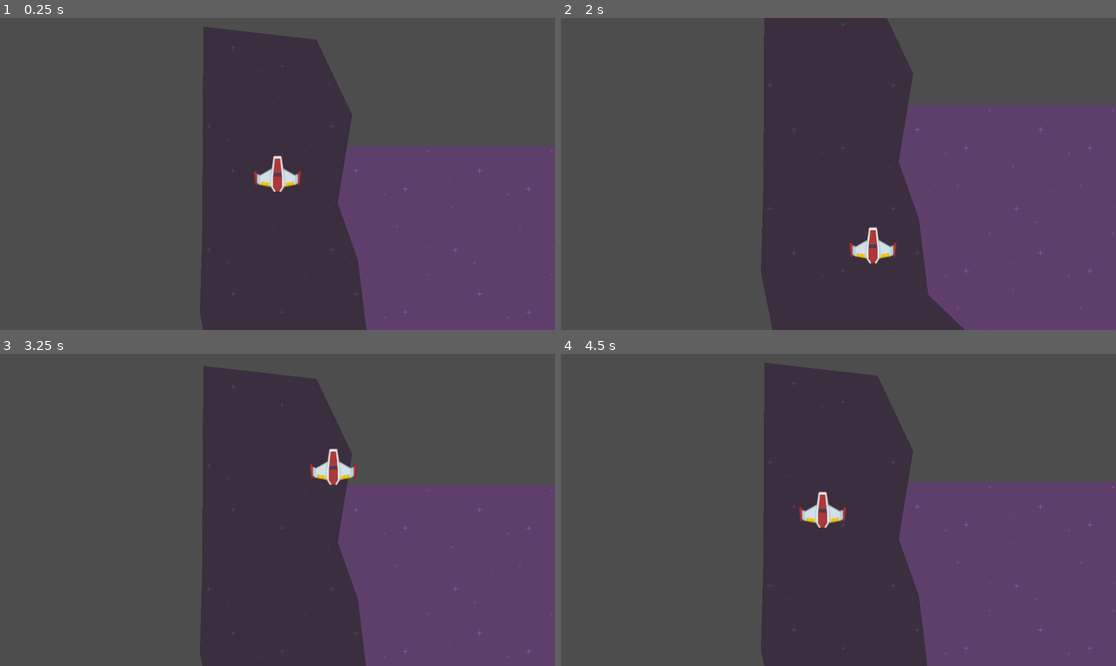
Above: before the commit, frames 1-4 (two rows, left to right).
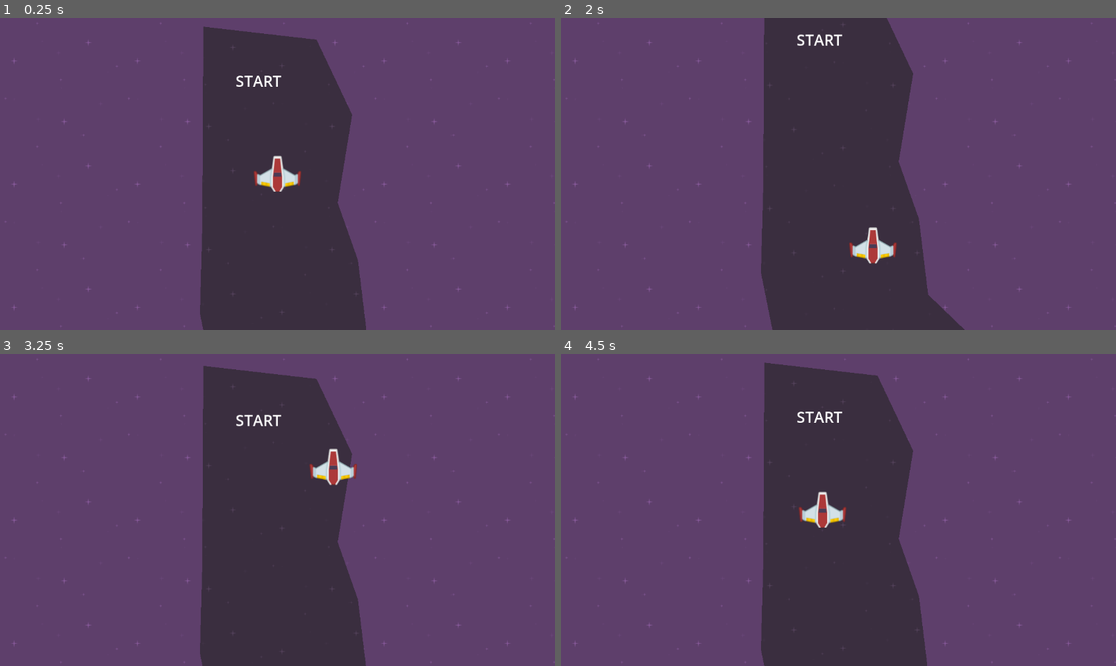
Above: after the commit, the same moments.

Repository: dfcut8/speedysaucer
Game: Godot game, scene res://scenes/level_1.tscn
Same seed, same stepped clock (60 frames per second), same inputs: the game is played once before the commit and once after it.
Inputs:
- Up to frame 1 (0.25 s): no input
- Up to frame 2 (2 s): tap Enter at 0.5 s; hold Right (move_right) 0.53-1.28 s; hold Down (move_down) from 1.28 s (still down)
- Up to frame 3 (3.25 s): release Down (move_down) at 2.03 s; hold Right (move_right) 2.03-2.78 s; hold W (move_up) from 2.78 s (still down)
- Up to frame 4 (4.5 s): release W (move_up) at 3.53 s; hold A (move_left) from 3.53 s (still down)

The runs differ from the first frame. In frame 1, 54% of the frame differs, in the area x 0-100%, y 0-100%; in frame 2, 47%; in frame 3, 54%; in frame 4, 54%.

Commit message:
add some labels

Diff:
--- a/scenes/level_1.tscn
+++ b/scenes/level_1.tscn
@@ -1,22 +1,47 @@
-[gd_scene load_steps=5 format=3 uid="uid://d1wsdbsv475i0"]
+[gd_scene load_steps=6 format=3 uid="uid://d1wsdbsv475i0"]
 
 [ext_resource type="Script" uid="uid://mgmvl33kl6dn" path="res://scenes/level.gd" id="1_rus8k"]
 [ext_resource type="Texture2D" uid="uid://bw7egyj2laspd" path="res://tex/backgrounds/purple.png" id="2_5xbjy"]
 [ext_resource type="PackedScene" uid="uid://cadojfdxhm55g" path="res://scenes/player.tscn" id="2_bswci"]
 [ext_resource type="PackedScene" uid="uid://b4skpc00aw14f" path="res://scenes/maze.tscn" id="4_5xbjy"]
 
+[sub_resource type="LabelSettings" id="LabelSettings_5xbjy"]
+font_size = 32
+
 [node name="Level1" type="Node2D"]
 script = ExtResource("1_rus8k")
 
-[node name="Background" type="TextureRect" parent="."]
+[node name="CanvasLayer" type="CanvasLayer" parent="."]
+layer = -1
+
+[node name="Background" type="TextureRect" parent="CanvasLayer"]
 offset_right = 1152.0
 offset_bottom = 648.0
 texture = ExtResource("2_5xbjy")
 stretch_mode = 1
 
 [node name="Maze" parent="." instance=ExtResource("4_5xbjy")]
+z_index = -2
 
 [node name="player" parent="." instance=ExtResource("2_bswci")]
 position = Vector2(20, 58)
 
+[node name="StartLabel" type="Label" parent="."]
+z_index = -1
+offset_left = -67.0
+offset_top = -158.0
+offset_right = 29.0
+offset_bottom = -108.0
+text = "START"
+label_settings = SubResource("LabelSettings_5xbjy")
+
+[node name="EndLabel" type="Label" parent="."]
+z_index = -1
+offset_left = 955.0
+offset_top = -33.0
+offset_right = 1051.0
+offset_bottom = 17.0
+text = "END"
+label_settings = SubResource("LabelSettings_5xbjy")
+
 [connection signal="body_exited" from="Maze" to="." method="_on_maze_body_exited"]
